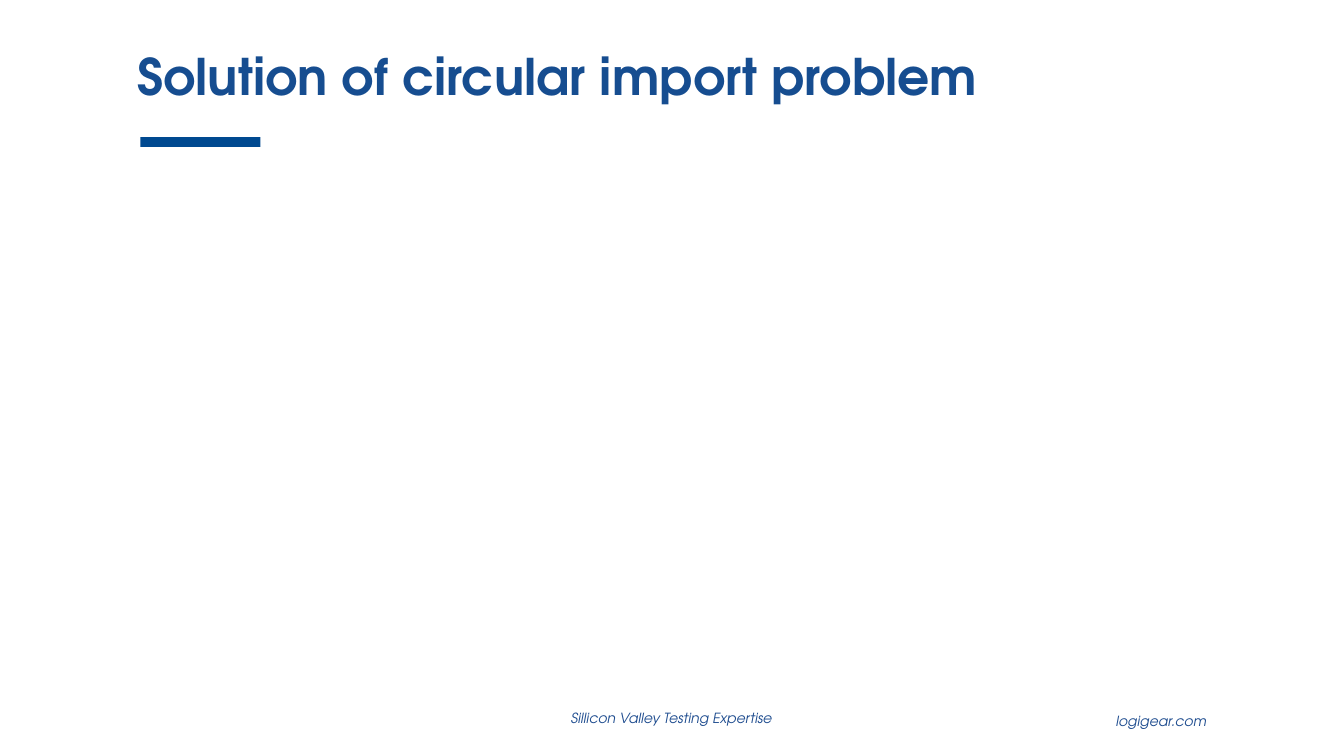
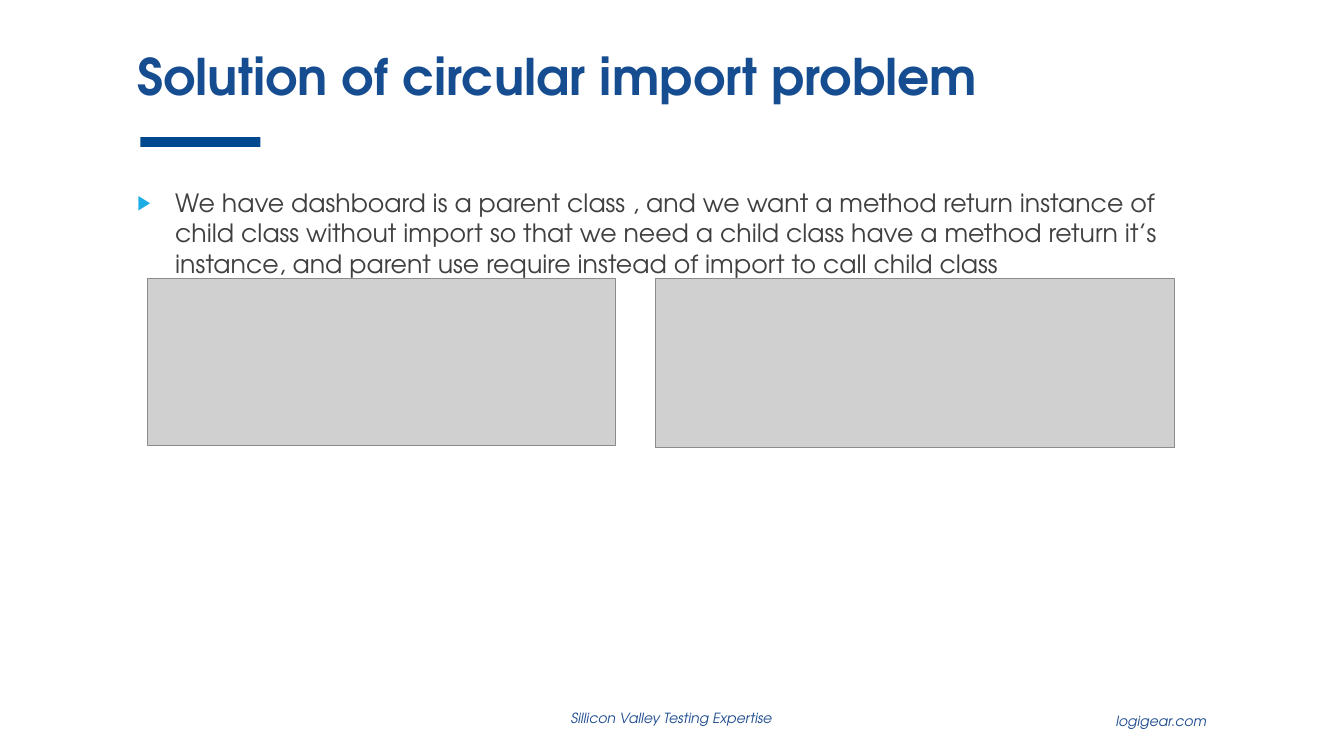
Before and after one commit to thewalldao/ICT_PROTRACTOR, a slide deck: slide 11 of Document/Study_document/inContact.pptx. Drawn at 1344x756 pixels with LibreOffice and Linux fonts; fonts in the diff are those of the drawing; grey boxes stand for pictures; background and template pictures are left out. Boxes give left, top, right and bottom in pixels: in the first picture for what was removed or moved away, otherwise in the second. Text is boxed around its words. In the diff, an @@ line names an element or a change of style, - is before the commit and + after.

```diff
--- a/Document/Study_document/inContact.pptx
+++ b/Document/Study_document/inContact.pptx
@@ text added at (x1=175, y1=193, x2=1156, y2=285), 18 pt, text #404040 @@
+▶ We have dashboard is a parent class , and we want a method return instance of child class without import so that we need a child class have a method return it’s instance, and parent use require instead of import to call child class
@@ picture added at (x1=148, y1=278, x2=617, y2=446) @@
@@ picture added at (x1=656, y1=278, x2=1176, y2=448) @@
```
